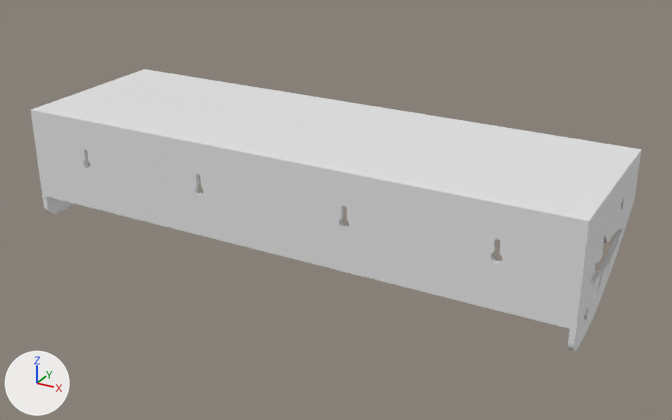
Two versions of the glTF model shelf/kids/media/kids-shelf-700-design-only.glb, one commit apart.
Before and after are seen from a 50 mm lens placed at (0.873, -0.795, 0.359), pointed at (0.375, 0.11, -0.094). Every picture has the same lights, and +X, +Y and +Z are marked at lower left. The older version comes first. Where no turn or scale is listed for an object, it has been applied to the vertices.

The first picture shows 'BRACKET_L', 'BRACKET_R', 'FRONT', 'REAR', 'TOP'.
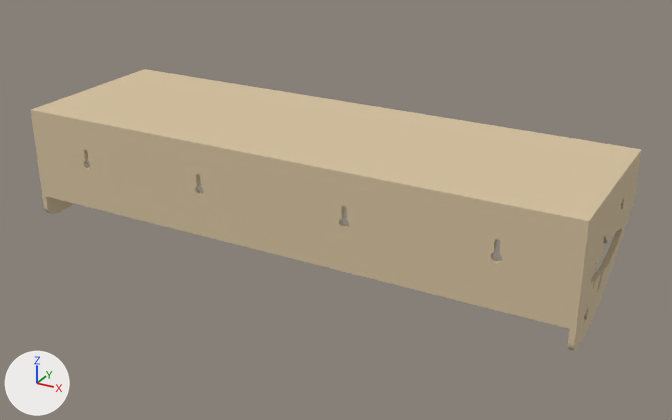
Where the change shows, as pixel boxes [x1, y1, x2, y2] in the pictures (672 x 420 px):
'REAR', recoloured (white to beige)
    both: [33, 115, 588, 329]
'TOP', recoloured (white to beige)
    both: [31, 69, 642, 227]
'BRACKET_R', recoloured (white to beige)
    both: [568, 155, 641, 351]
'BRACKET_L', recoloured
    both: [31, 74, 134, 214]
'FRONT', recoloured
    both: [194, 77, 640, 183]

Diff of the bpy script that builds the scene:
```diff
--- a/shelf/kids/media/kids-shelf-700-design-only.glb.py
+++ b/shelf/kids/media/kids-shelf-700-design-only.glb.py
@@ mat_warm_birch_plywood_cad_preview @@
+mat_warm_birch_plywood_cad_preview = principled_material('Warm Birch Plywood CAD preview')
+mat_warm_birch_plywood_cad_preview.base_color = (0.67, 0.54, 0.35)  # beige #d6c2a0
+mat_warm_birch_plywood_cad_preview.roughness = 1.0
@@ me_top @@
 me_top.from_pydata(...)  # 120 vertices, 236 faces; spans x 0.0..0.7, y 0.0..0.22, z 0.0..0.006
+me_top.materials.append(mat_warm_birch_plywood_cad_preview)  # beige #d6c2a0
@@ me_rear @@
 me_rear.from_pydata(...)  # 1336 vertices, 2684 faces; spans x 0.0..0.7, y 0.0..0.006, z -0.11..0.006
+me_rear.materials.append(mat_warm_birch_plywood_cad_preview)  # beige #d6c2a0
@@ me_front @@
 me_front.from_pydata(...)  # 72 vertices, 140 faces; spans x 0.0..0.7, y 0.214..0.22, z -0.04..0.006
+me_front.materials.append(mat_warm_birch_plywood_cad_preview)  # beige #d6c2a0
@@ me_bracket_l @@
 me_bracket_l.from_pydata(...)  # 900 vertices, 1808 faces; spans x 0.0..0.006, y 0.0..0.22, z -0.14..0.006
+me_bracket_l.materials.append(mat_warm_birch_plywood_cad_preview)  # beige #d6c2a0
@@ me_bracket_r @@
 me_bracket_r.from_pydata(...)  # 900 vertices, 1808 faces; spans x 0.694..0.7, y 0.0..0.22, z -0.14..0.006
+me_bracket_r.materials.append(mat_warm_birch_plywood_cad_preview)  # beige #d6c2a0
```
